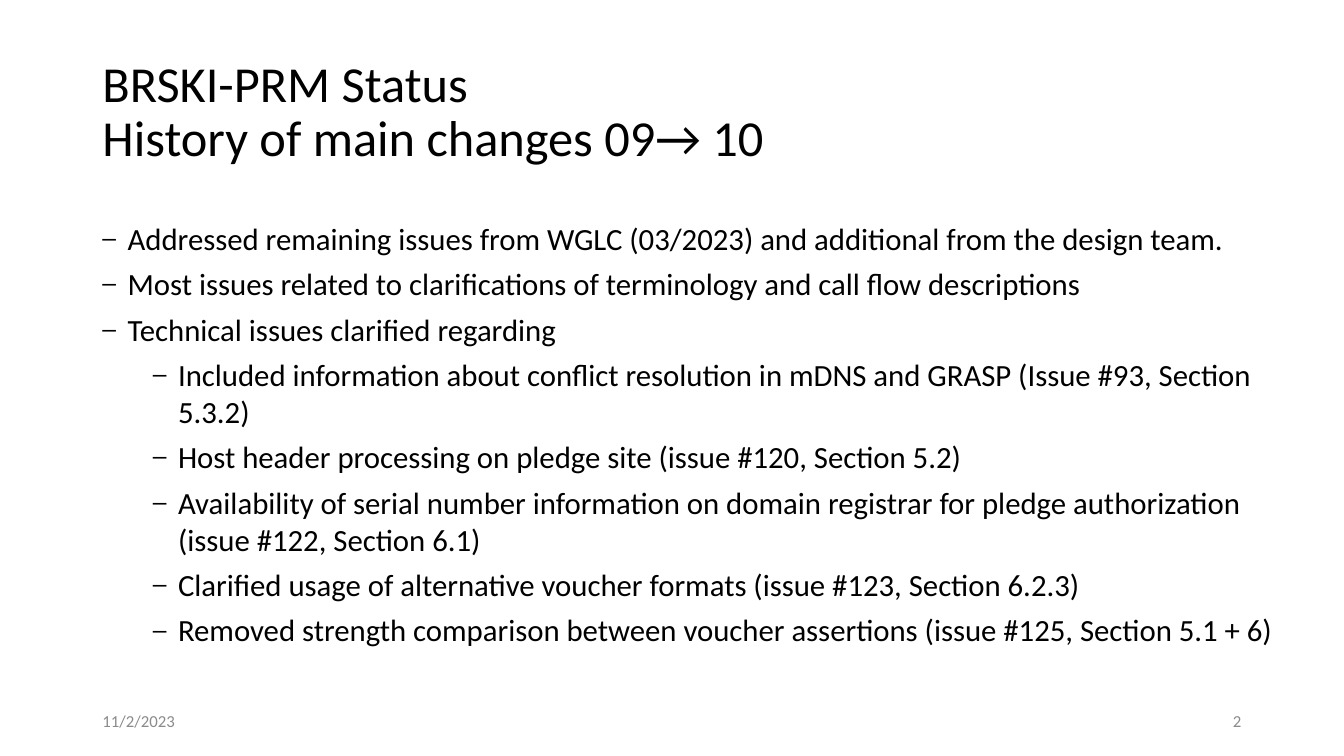
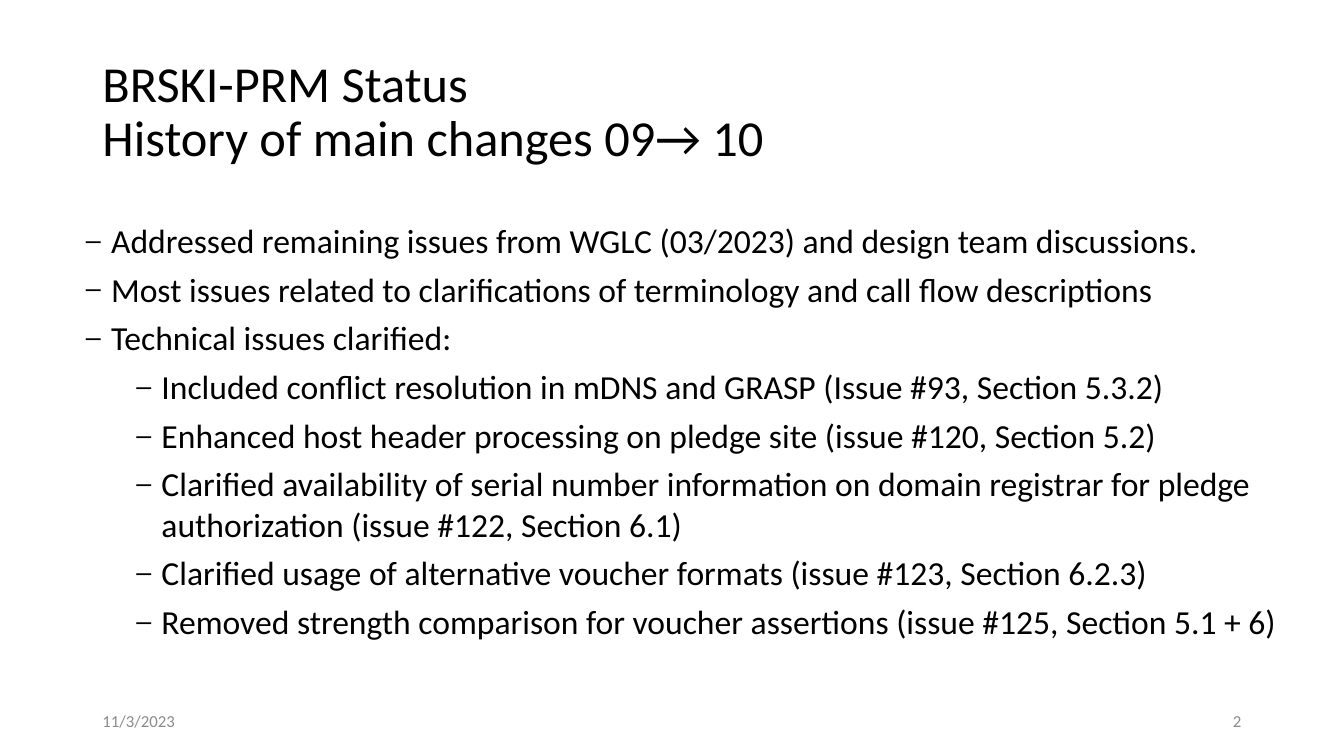
Before and after one commit to anima-wg/anima-brski-prm, a slide deck: slide 2 of presentations/slides-118-anima-update-brski-with-pledge-in-responder-mode-brski-prm.pptx. Drawn at 1344x756 pixels with LibreOffice and Linux fonts; fonts in the diff are those of the drawing. Boxes give left, top, right and bottom in pixels: in the first picture for what was removed or moved away, otherwise in the second. Text is boxed around its words. In the diff, an @@ line names an element or a change of style, - is before the commit and + after.

Commit message:
shortened text

```diff
--- a/presentations/slides-118-anima-update-brski-with-pledge-in-responder-mode-brski-prm.pptx
+++ b/presentations/slides-118-anima-update-brski-with-pledge-in-responder-mode-brski-prm.pptx
@@ text "Addressed remaining issues from WGLC ...": place and size @@
-text "Addressed remaining issues from WGLC ..." at box(128, 227, 1272, 647)
+text "Addressed remaining issues from WGLC ..." at box(111, 228, 1275, 640)
@@ text at box(111, 228, 1197, 259): text changed; size 22 to 24 pt @@
-– Addressed remaining issues from WGLC (03/2023) and additional from the design team.
+– Addressed remaining issues from WGLC (03/2023) and design team discussions.
@@ text at box(111, 278, 1152, 591): size 22 to 24 pt in "Most issues related to clarifications of terminology ...", "Clarified usage of alternative voucher formats (issue ..." @@
@@ text at box(111, 326, 1250, 542): text changed; size 22 to 24 pt @@
-– Technical issues clarified regarding
-  – Included information about conflict resolution in mDNS and GRASP (Issue #93, Section 5.3.2)
-  – Host header processing on pledge site (issue #120, Section 5.2)
-  – Availability of serial number information on domain registrar for pledge authorization (issue #122, Section 6.1)
+– Technical issues clarified:
+  – Included conflict resolution in mDNS and GRASP (Issue #93, Section 5.3.2)
+  – Enhanced host header processing on pledge site (issue #120, Section 5.2)
+  – Clarified availability of serial number information on domain registrar for pledge authorization (issue #122, Section 6.1)
@@ text at box(161, 609, 1275, 640): text changed; size 22 to 24 pt @@
-  – Removed strength comparison between voucher assertions (issue #125, Section 5.1 + 6)
+  – Removed strength comparison for voucher assertions (issue #125, Section 5.1 + 6)
@@ text at box(102, 715, 174, 728): text changed @@
-11/2/2023
+11/3/2023
```
Also in this commit, not shown: 3 other slides changed.
